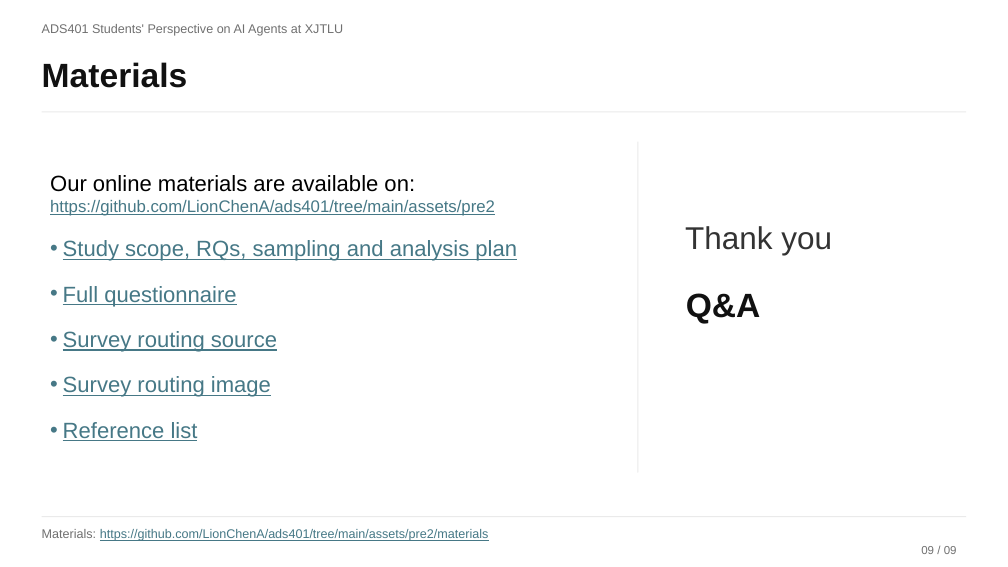
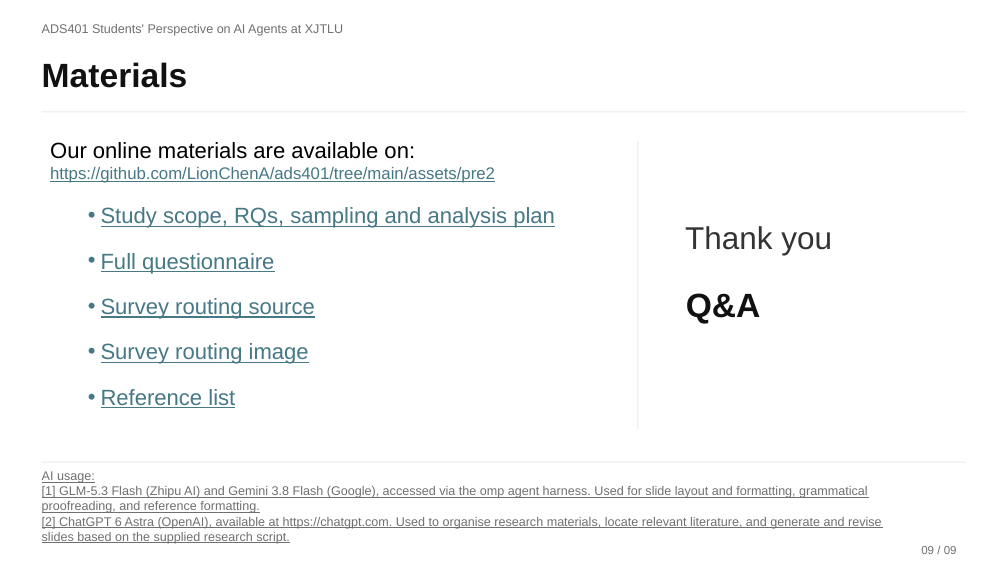
Before and after one commit to AnteeHub/ads401, a slide deck: slide 10 of assets/pre2/pre2_slides.pptx. Drawn at 1008x567 pixels with LibreOffice and Linux fonts; fonts in the diff are those of the drawing. Boxes give left, top, right and bottom in pixels: in the first picture for what was removed or moved away, otherwise in the second. Text is boxed around its words. In the diff, an @@ line names an element or a change of style, - is before the commit and + after.

Commit message:
docs(pre2): update ai usage for slides

```diff
--- a/assets/pre2/pre2_slides.pptx
+++ b/assets/pre2/pre2_slides.pptx
@@ text "Our online materials are available ...": place and size @@
-text "Our online materials are available ..." at (50,175,517,441)
+text "Our online materials are available ..." at (50,142,555,408)
@@ text at (101,207,555,408): list level 1 to 2 in "Study scope, RQs, sampling and ..."; list level 1 to 2 in "Full questionnaire"; list level 1 to 2 in "Survey routing source"; list level 1 to 2 in "Survey routing image"; list level 1 to 2 in "Reference list" @@
@@ line moved from (42, 516) - (966, 516) to (42, 462) - (966, 462) @@
@@ text at (42,471,882,544): text changed; text colour #467886 to #707070 @@
-Materials: https://github.com/LionChenA/ads401/tree/main/assets/pre2/materials
+AI usage:
+[1] GLM-5.3 Flash (Zhipu AI) and Gemini 3.8 Flash (Google), accessed via the omp agent harness. Used for slide layout and formatting, grammatical proofreading, and reference formatting.
+[2] ChatGPT 6 Astra (OpenAI), available at https://chatgpt.com. Used to organise research materials, locate relevant literature, and generate and revise slides based on the supplied research script.
```
Also in this commit, not shown: 1 other file.
